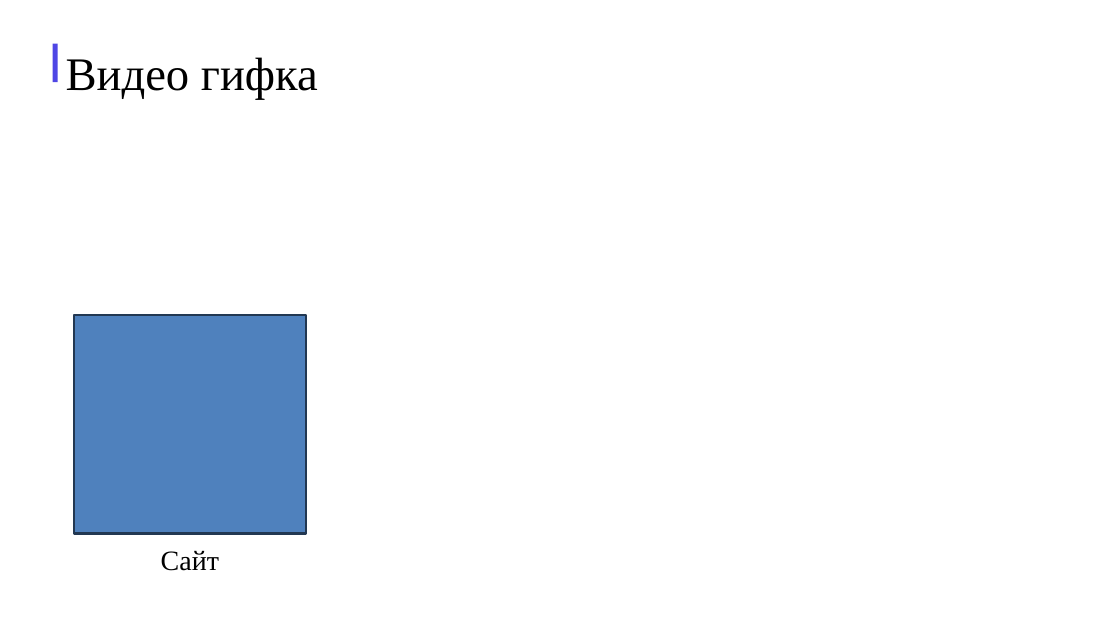
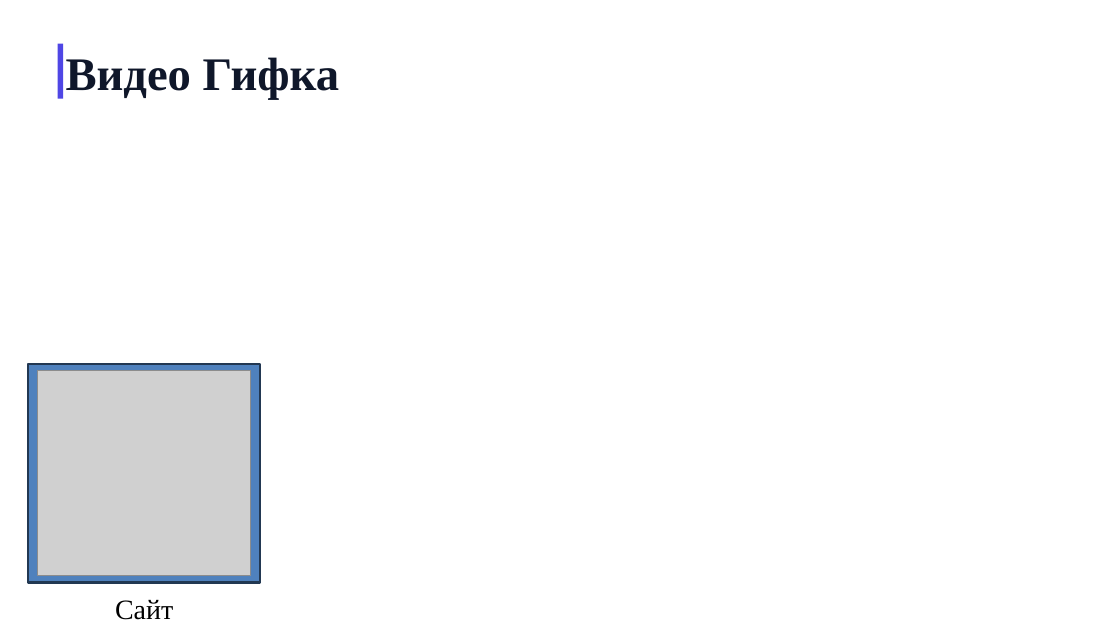
Before and after one commit to KOngfrost/BankBankBank, a slide deck: slide 7 of GosBank.pptx. Drawn at 1120x630 pixels with LibreOffice and Linux fonts; fonts in the diff are those of the drawing; grey boxes stand for pictures; background and template pictures are left out. Boxes give left, top, right and bottom in pixels: in the first picture for what was removed or moved away, otherwise in the second. Text is boxed around its words. In the diff, an @@ line names an element or a change of style, - is before the commit and + after.

```diff
--- a/GosBank.pptx
+++ b/GosBank.pptx
@@ rectangle: place and size @@
-rectangle at <box>52,44,57,82</box>
+rectangle at <box>58,44,64,98</box>
@@ text at <box>66,57,339,100</box>: text changed; text colour #000000 to #0F172A; bold on @@
-Видео гифка
+Видео Гифка
@@ rectangle: place and size @@
-rectangle at <box>74,315,306,534</box>
+rectangle at <box>29,364,260,582</box>
@@ picture added at <box>38,371,251,576</box> @@
@@ text "Сайт": place and size @@
-text "Сайт" at <box>161,550,219,571</box>
+text "Сайт" at <box>115,599,173,620</box>
```
Also in this commit, not shown: 11 other slides changed, 4 slides added, 4 slides removed, 4 other files.
